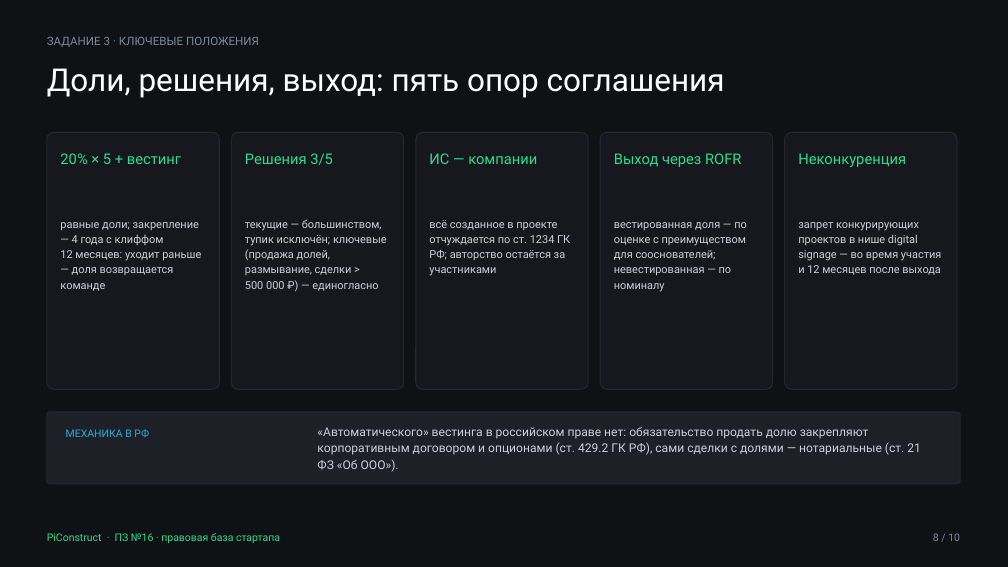
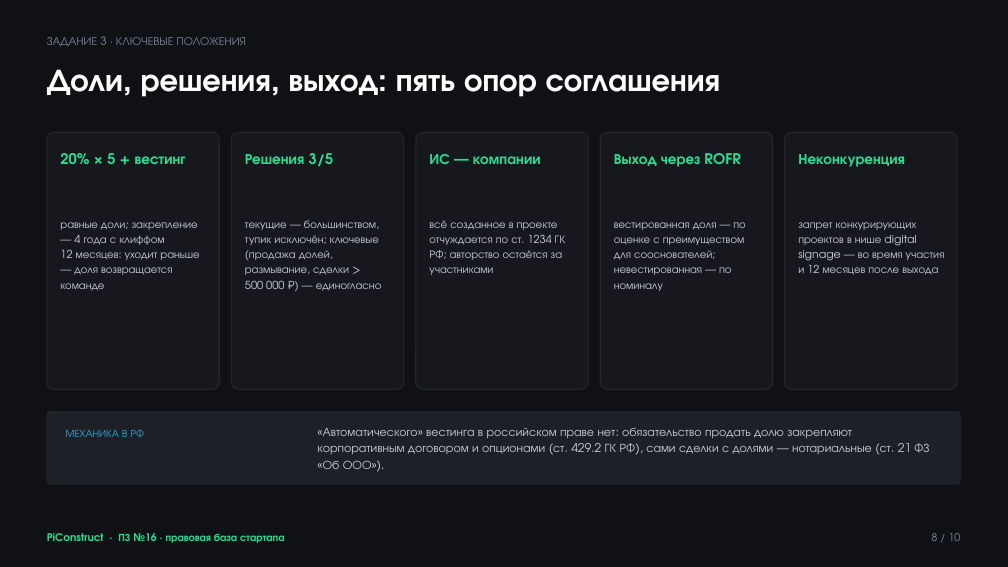
Before and after one commit to Eaglet12IQ/startup-team-1, a slide deck: slide 8 of READMEs/sem_7/week8/attachments/PiConstruct_Правовая_база.pptx. Drawn at 1008x567 pixels with LibreOffice and Linux fonts; fonts in the diff are those of the drawing. Boxes give left, top, right and bottom in pixels: in the first picture for what was removed or moved away, otherwise in the second. Text is boxed around its words. In the diff, an @@ line names an element or a change of style, - is before the commit and + after.

Commit message:
fix: switch week 8 presentation to Rubik per design system

```diff
--- a/READMEs/sem_7/week8/attachments/PiConstruct_Правовая_база.pptx
+++ b/READMEs/sem_7/week8/attachments/PiConstruct_Правовая_база.pptx
@@ font Roboto to TeX Gyre Adventor, bold on in 7 elements at (x1=47, y1=69, x2=721, y2=97), (x1=47, y1=533, x2=285, y2=543), (x1=60, y1=153, x2=186, y2=164), (x1=245, y1=153, x2=334, y2=166), (x1=429, y1=154, x2=541, y2=164), (x1=614, y1=153, x2=741, y2=167), (x1=798, y1=154, x2=905, y2=167) @@
@@ font Roboto to TeX Gyre Adventor in 9 elements at (x1=47, y1=36, x2=246, y2=47), (x1=932, y1=533, x2=961, y2=541), (x1=60, y1=222, x2=199, y2=291), (x1=245, y1=220, x2=382, y2=291), (x1=429, y1=220, x2=566, y2=275), (x1=614, y1=222, x2=745, y2=291), (x1=798, y1=222, x2=945, y2=275), (x1=66, y1=429, x2=144, y2=437), (x1=317, y1=428, x2=929, y2=469) @@
```
Also in this commit, not shown: 9 other slides changed, 10 other files.
